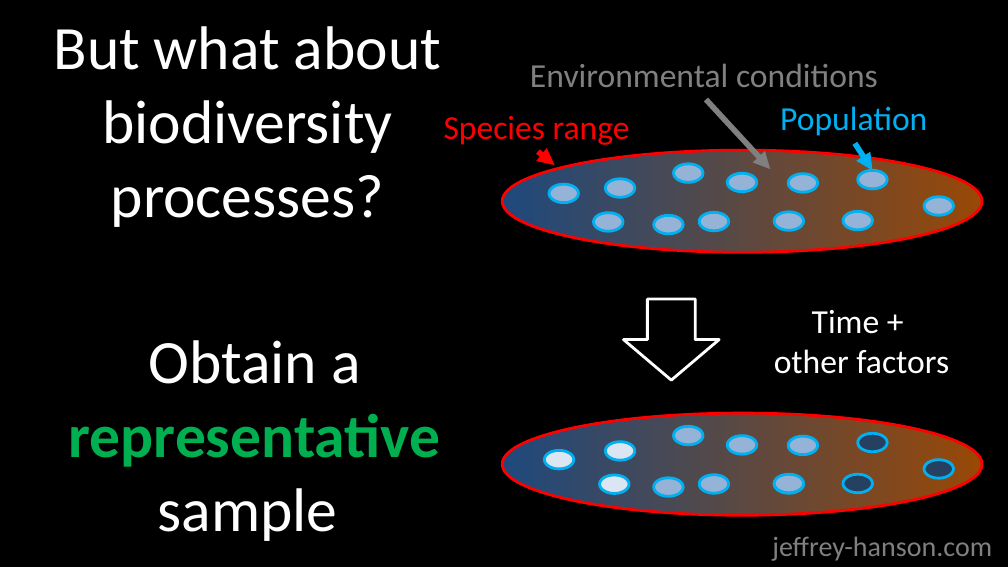
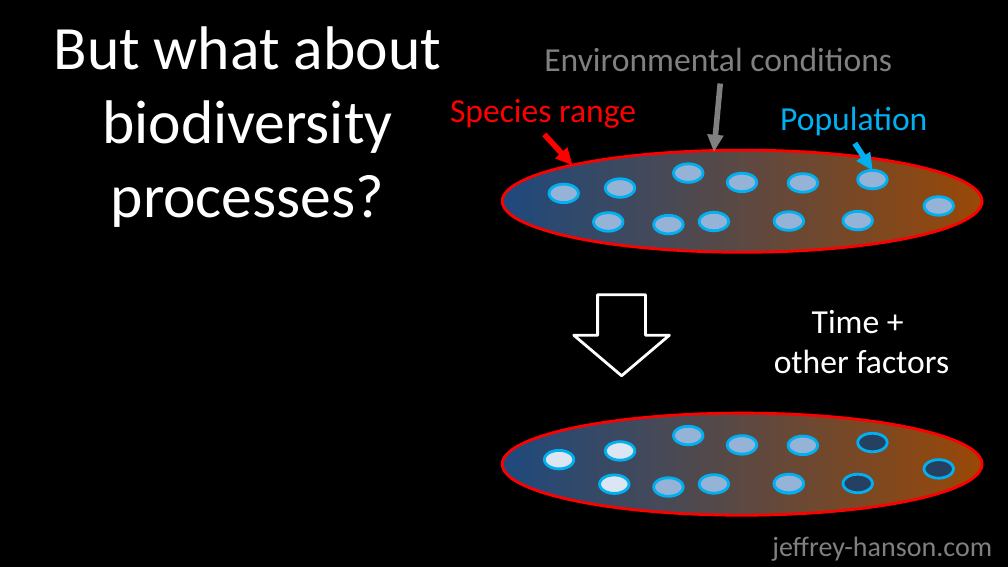
Before and after one commit to jeffreyhanson/abstracts-and-slides, a slide deck: slide 7 of seminars/SCBO-presentation-06-06-2016/jhanson_scbo.pptx. Drawn at 1008x567 pixels with LibreOffice and Linux fonts; fonts in the diff are those of the drawing. Boxes give left, top, right and bottom in pixels: in the first picture for what was removed or moved away, otherwise in the second. Text is boxed around its words. In the diff, an @@ line names an element or a change of style, - is before the commit and + after.

```diff
--- a/seminars/SCBO-presentation-06-06-2016/jhanson_scbo.pptx
+++ b/seminars/SCBO-presentation-06-06-2016/jhanson_scbo.pptx
@@ text "Environmental conditions": place and size @@
-text "Environmental conditions" at [530, 63, 878, 87]
+text "Environmental conditions" at [544, 47, 892, 71]
@@ text "Species range": place and size @@
-text "Species range" at [444, 116, 630, 145]
+text "Species range" at [450, 99, 636, 128]
@@ arrow moved from (706, 100) - (770, 169) to (721, 84) - (714, 151) @@
@@ arrow moved from (538, 151) - (554, 165) to (544, 134) - (573, 165) @@
@@ rectangle added at [18, 285, 453, 567], fill #000000 @@
@@ down arrow: place and size @@
-down arrow at [624, 299, 720, 380]
+down arrow at [574, 294, 669, 375]
@@ text removed at [69, 340, 441, 541] @@
-Obtain a representative sample
```
Also in this commit, not shown: 4 other slides changed, 1 slide added.
